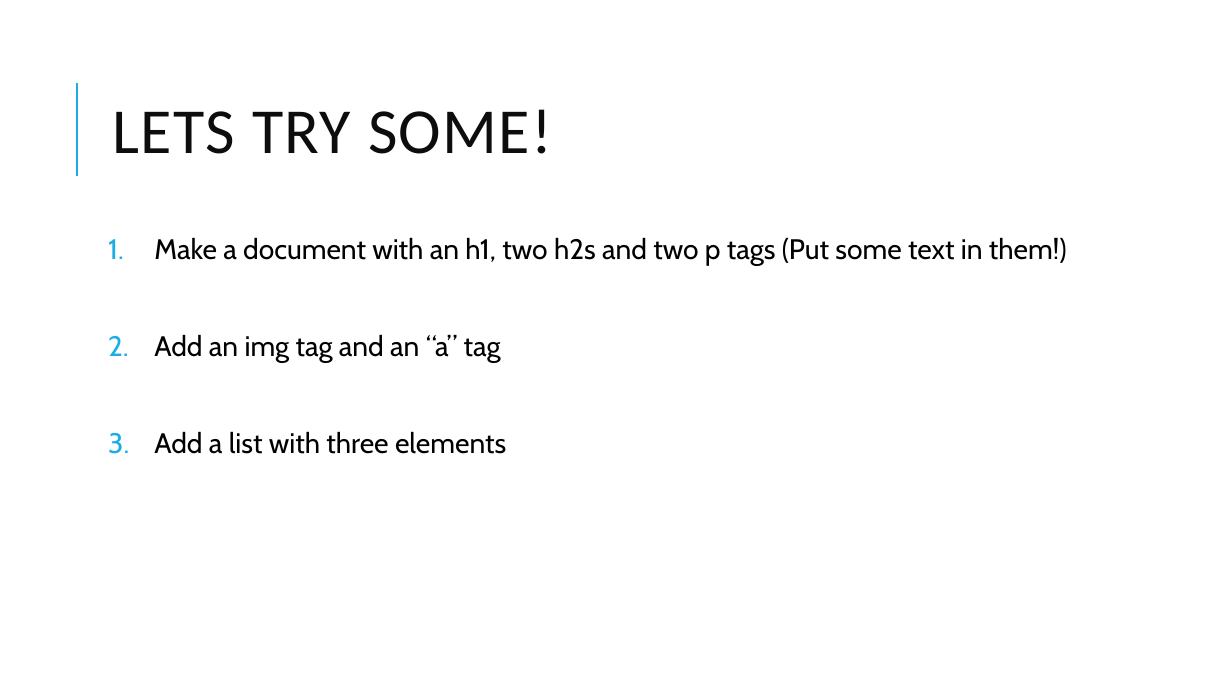
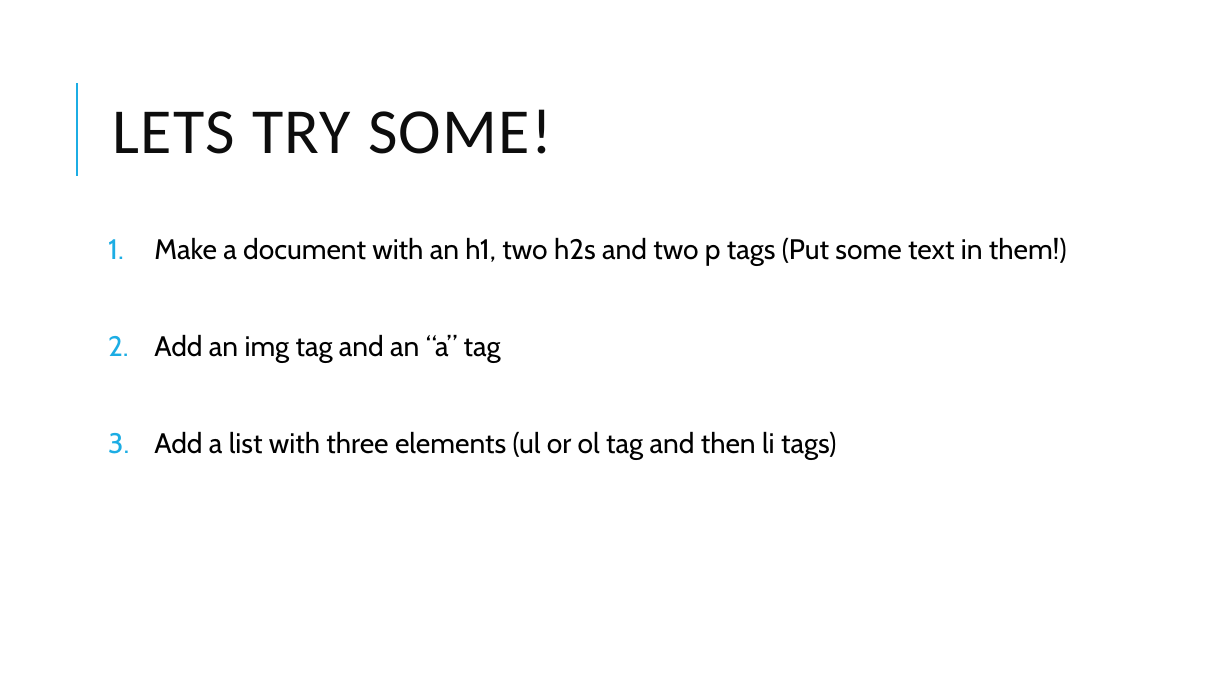
Before and after one commit to Will-Guthrie/HTML-Presentation, a slide deck: slide 16 of HTML and CSS.pptx (slide 11 before the commit). Drawn at 1232x693 pixels with LibreOffice and Linux fonts; fonts in the diff are those of the drawing. Boxes give left, top, right and bottom in pixels: in the first picture for what was removed or moved away, otherwise in the second. Text is boxed around its words. In the diff, an @@ line names an element or a change of style, - is before the commit and + after.

```diff
--- a/HTML and CSS.pptx
+++ b/HTML and CSS.pptx
@@ text at bbox=[154, 431, 836, 460]: text changed @@
-3. Add a list with three elements
+3. Add a list with three elements (ul or ol tag and then li tags)
```
Also in this commit, not shown: 2 other slides changed, 5 slides added, 1 other file.
